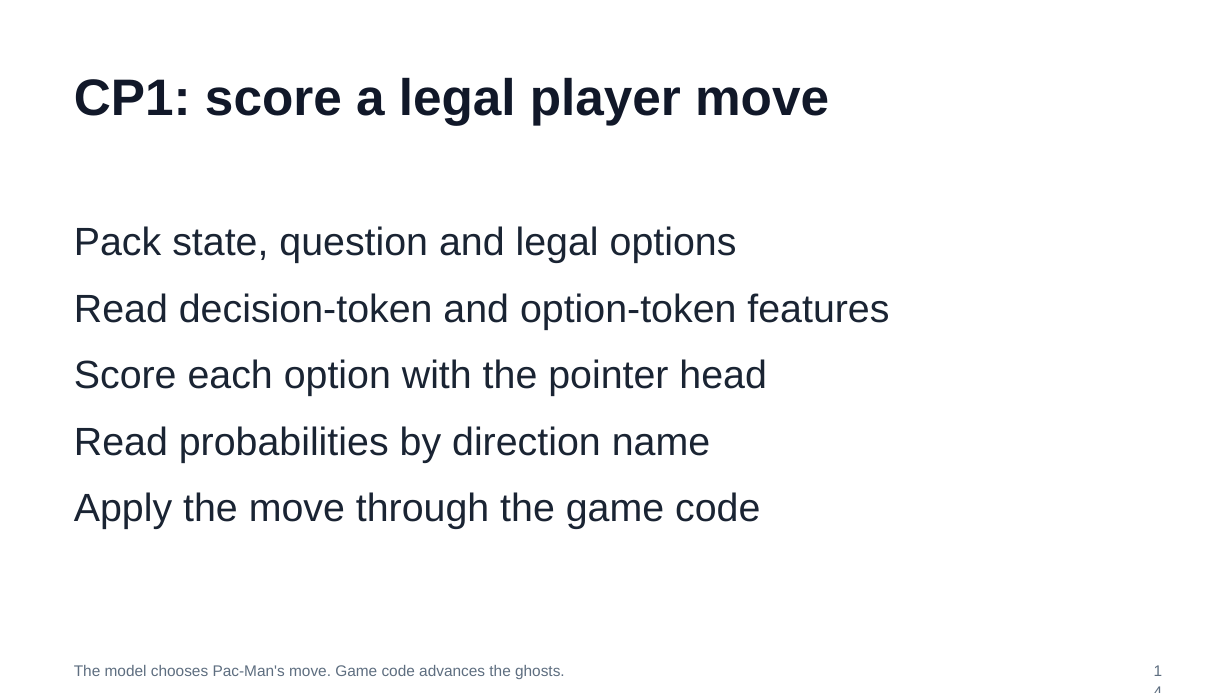
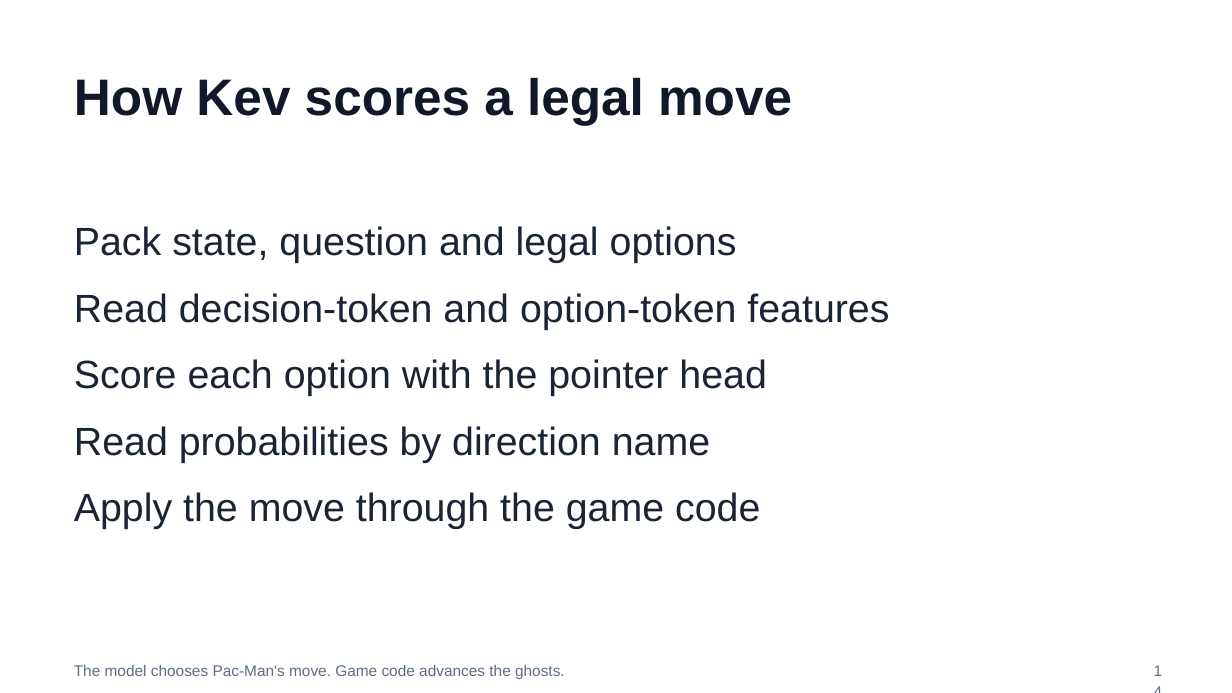
Before and after one commit to huixu11/QPlusLearning, a slide deck: slide 14 of labs/lab-01-kev-pacman/slides/pacman-lab.pptx. Drawn at 1232x693 pixels with LibreOffice and Linux fonts; fonts in the diff are those of the drawing. Boxes give left, top, right and bottom in pixels: in the first picture for what was removed or moved away, otherwise in the second. Text is boxed around its words. In the diff, an @@ line names an element or a change of style, - is before the commit and + after.

```diff
--- a/labs/lab-01-kev-pacman/slides/pacman-lab.pptx
+++ b/labs/lab-01-kev-pacman/slides/pacman-lab.pptx
@@ title at (x1=74, y1=77, x2=792, y2=125): text changed @@
-CP1: score a legal player move
+How Kev scores a legal move
```
Also in this commit, not shown: 8 other slides changed, 8 other files.
